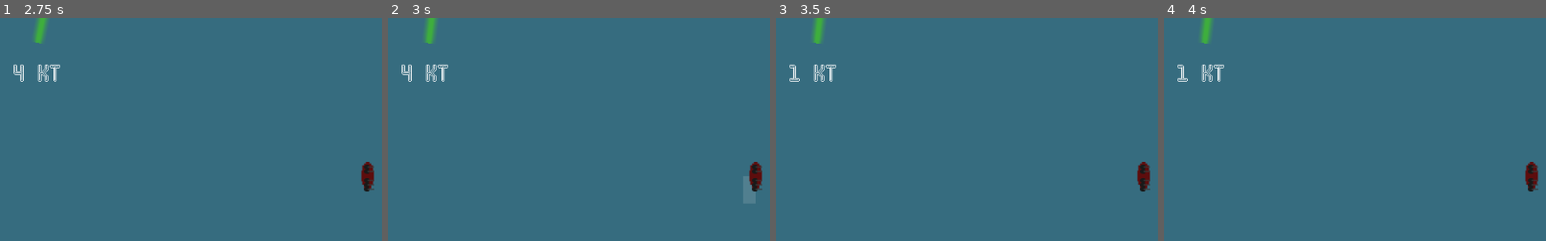
Above: before the commit, frames 1-4 (left to right).
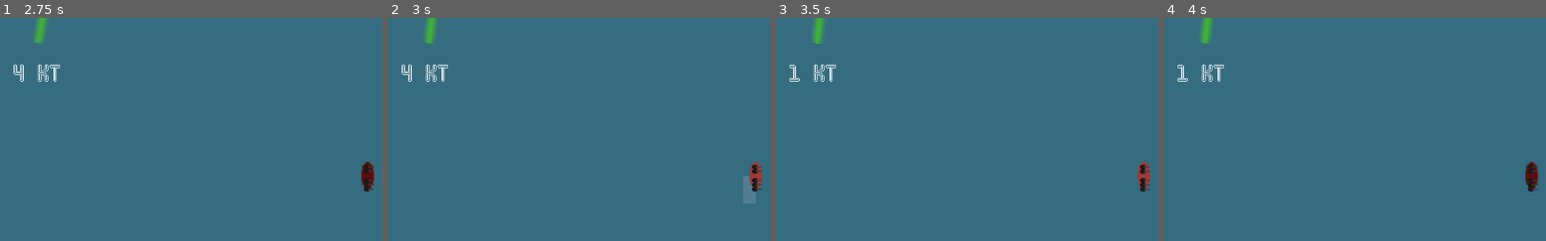
Above: after the commit, the same moments.

Repository: peter-shaw-benson/naval-game
Game: Godot game, scene res://gui/MainMenu.tscn
Same seed, same stepped clock (60 frames per second), same inputs: the game is played once before the commit and once after it.
Inputs (mouse positions are % of the whole screen's width and height, from its top left):
- Up to frame 1 (2.75 s): click "Start Game (New Version)" at 0.5 s; click "Start Game" at 1.25 s; drag from (10, 29) to (50, 52) at 2.02 s
- Up to frame 2 (3 s): drag from (50, 52) to (45, 70) at 2.77 s
- Up to frame 3 (3.5 s): no input
- Up to frame 4 (4 s): move the mouse to (60, 28) at 3.52 s; hold F (fighter) from 3.53 s (still down); click (60, 28) at 3.67 s; tap Shift (queue) at 3.8 s
The pictures show only the part of the screen within x 2-52%, y 16-66%; the shares and areas given below are measured in that part.

Frame 1 is identical in both runs. In frame 2, 0.2% of the frame differs, in the area x 94-98%, y 64-77%; in frame 3, 0.2%; in frame 4, nothing differs.

Commit message:
bullets hit bodies now, not areas

Diff:
--- a/Ships2/Bullets/Bullet.gd
+++ b/Ships2/Bullets/Bullet.gd
@@ -32,8 +32,16 @@
 		queue_free()
 
 
-func _on_Bullet_area_entered(area):
+# IDEAS:
+# longer distance = less damage?
+# damage = speed, speed goes down slightly over time
 
+
+func _on_AnimatedSprite_animation_finished():
+	queue_free()
+
+
+func _on_Bullet_body_entered(body):
 	if self.global_position.distance_to(self.initial_pos) >= 30:
 
 		get_node("AnimatedSprite").animation = "explosion"
@@ -41,17 +49,7 @@
 
 		self.speed = 0
 
-		if area.is_in_group("ship"):
-			var ship: ShipScene = area
+		if body.is_in_group("ship"):
+			var ship: ShipScene = body
 
 			ship.take_damage(self.weaponData)
-
-		#queue_free()
-
-# IDEAS:
-# longer distance = less damage?
-# damage = speed, speed goes down slightly over time
-
-
-func _on_AnimatedSprite_animation_finished():
-	queue_free()
--- a/Ships2/Bullets/Bullet.tscn
+++ b/Ships2/Bullets/Bullet.tscn
@@ -39,14 +39,14 @@
 
 [sub_resource type="SpriteFrames" id=1]
 animations = [ {
+"frames": [ SubResource( 3 ), SubResource( 4 ), SubResource( 5 ), SubResource( 6 ), SubResource( 7 ), SubResource( 8 ) ],
+"loop": true,
+"name": "explosion",
+"speed": 5.0
+}, {
 "frames": [ ExtResource( 1 ) ],
 "loop": true,
 "name": "shell",
-"speed": 5.0
-}, {
-"frames": [ SubResource( 3 ), SubResource( 4 ), SubResource( 5 ), SubResource( 6 ), SubResource( 7 ), SubResource( 8 ) ],
-"loop": true,
-"name": "explosion",
 "speed": 5.0
 } ]
 
@@ -65,5 +65,7 @@
 
 [node name="fuseTimer" type="Timer" parent="."]
 wait_time = 0.1
+
 [connection signal="area_entered" from="." to="." method="_on_Bullet_area_entered"]
+[connection signal="body_entered" from="." to="." method="_on_Bullet_body_entered"]
 [connection signal="animation_finished" from="AnimatedSprite" to="." method="_on_AnimatedSprite_animation_finished"]
--- a/Ships2/ShipScene.tscn
+++ b/Ships2/ShipScene.tscn
@@ -68,4 +68,10 @@
 
 [node name="ShotTimer" type="Timer" parent="."]
 
-[connection signal="input_event" from="." to="." method="_input_event"]
+[node name="MouseClickHitbox" type="Area2D" parent="."]
+
+[node name="Hitbox" type="CollisionShape2D" parent="MouseClickHitbox"]
+position = Vector2( 0.353561, 0 )
+shape = SubResource( 8 )
+
+[connection signal="input_event" from="MouseClickHitbox" to="." method="_input_event"]
Not shown, changed: .DS_Store
